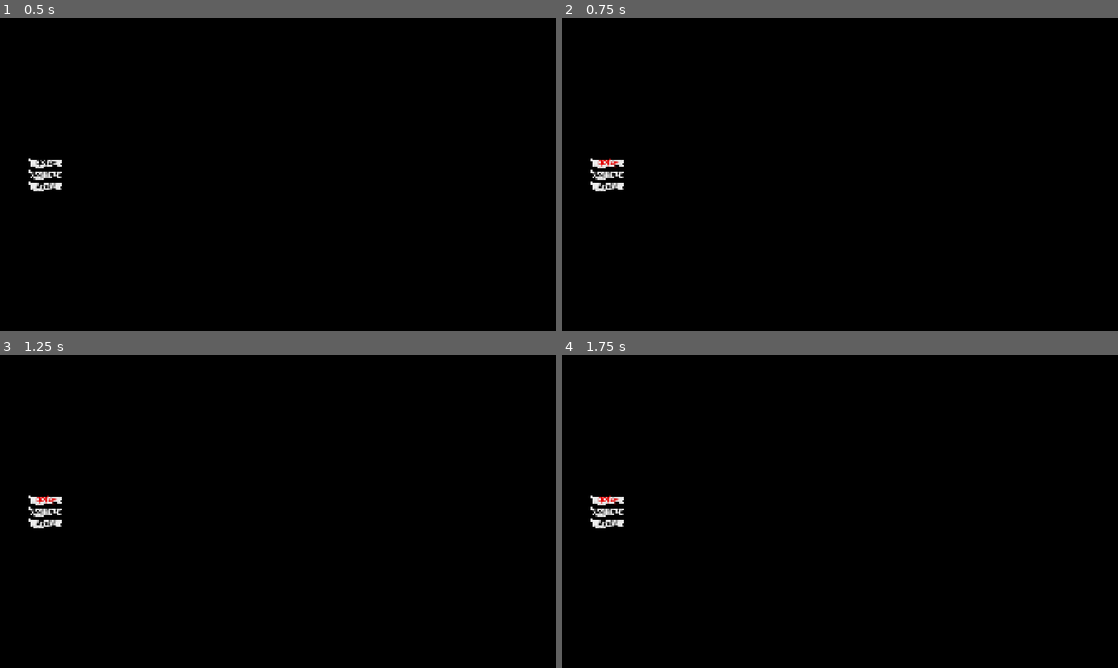
Above: before the commit, frames 1-4 (two rows, left to right).
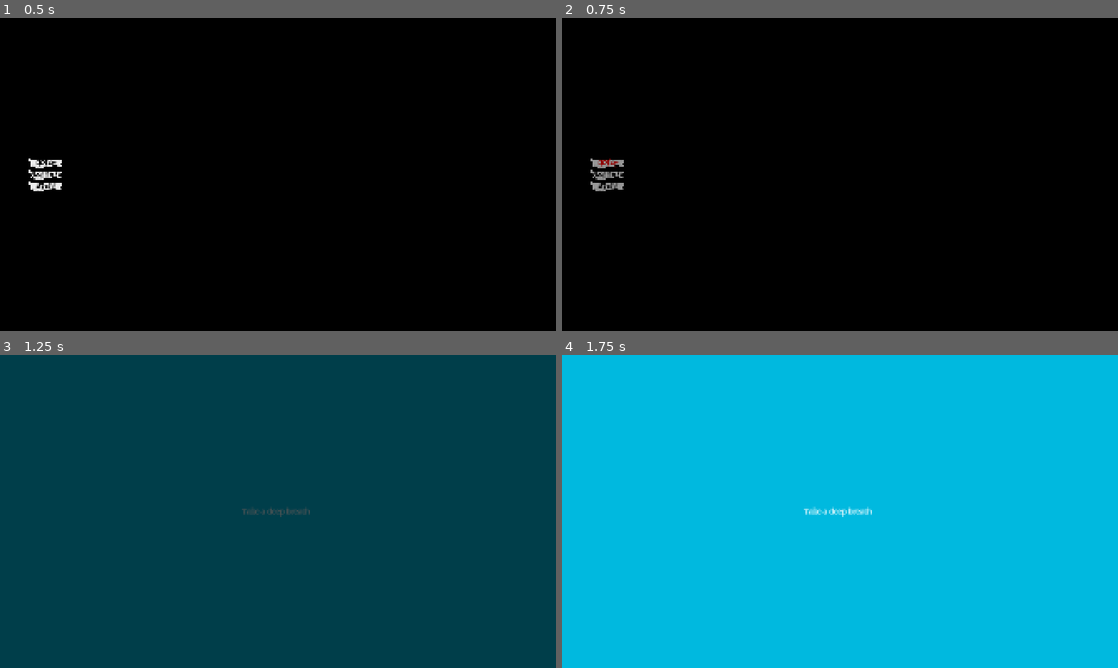
Above: after the commit, the same moments.

Repository: rosswolf/Tourbillon
Game: Godot game, scene res://src/scenes/main_menu.tscn
The game is run twice, just before and just after one commit, with the same random seed, the same clock (stepped at 60 frames per second) and the same inputs. Sound files missing from this copy of the repository are replaced by a short silence.
Inputs (mouse positions are in pixels of both pictures, inside the frame that each line leads up to):
- Up to frame 1 (0.5 s): no input
- Up to frame 2 (0.75 s): click "Play" at 0.5 s
- Up to frame 3 (1.25 s): no input
- Up to frame 4 (1.75 s): click (606, 498) at 1.25 s, where only the run before the commit has a clickable "Play"

Frame 1 is identical in both runs. In frame 2, 0.3% of the frame differs, in the area x 5-12%, y 44-56%; in frame 3, 100%, in the area x 0-100%, y 0-100%; in frame 4, 100%.
Error before the commit: Parse Error: Cannot find member "PURPLE" in base "Air.AirColor". (res://src/scenes/core/global_game_manager.gd:97)

Commit message:
Fix Air.AirColor enum refactoring issues
- Updated all references from old enum values (PURPLE/BLUE/GREEN) to new values (HEAT/PRECISION/MOMENTUM)
- Fixed CappedResource initialization with required callback parameters
- Fixed _get_type() method naming in hero.gd to match Entity interface
- Fixed draw_card() calls to include required parameter
- Fixed game.gd meter initialization with correct enum values

These changes resolve all compilation errors preventing the game from loading.

🤖 Generated with [Claude Code](https://claude.ai/code)

Co-Authored-By: Claude <noreply@anthropic.com>

Diff:
--- a/elastic-app/app/src/scenes/core/effects/effect.gd
+++ b/elastic-app/app/src/scenes/core/effects/effect.gd
@@ -36,37 +36,37 @@
 			return true,
 		{}
 	),
-	"add_purple_energy": color_signal("core_energy_filled", Air.AirColor.PURPLE),
-	"add_blue_energy": color_signal("core_energy_filled", Air.AirColor.BLUE),
-	"add_green_energy": color_signal("core_energy_filled", Air.AirColor.GREEN),
-	"set_purple_energy":color_signal("core_energy_set", Air.AirColor.PURPLE),
-	"set_blue_energy": color_signal("core_energy_set", Air.AirColor.BLUE),
-	"set_green_energy": color_signal("core_energy_set", Air.AirColor.GREEN),
-	"remove_purple_energy":color_signal("core_energy_removed", Air.AirColor.PURPLE),
-	"remove_blue_energy": color_signal("core_energy_removed", Air.AirColor.BLUE),
-	"remove_green_energy": color_signal("core_energy_removed", Air.AirColor.GREEN),
-	"add_max_purple_energy": color_signal("core_max_energy_added", Air.AirColor.PURPLE),
-	"add_max_blue_energy": color_signal("core_max_energy_added", Air.AirColor.BLUE),
-	"add_max_green_energy": color_signal("core_max_energy_added", Air.AirColor.GREEN),
-	"set_max_purple_energy": color_signal("core_max_energy_set", Air.AirColor.PURPLE),
-	"set_max_blue_energy": color_signal("core_max_energy_set", Air.AirColor.BLUE),
-	"set_max_green_energy": color_signal("core_max_energy_set", Air.AirColor.GREEN),
+	"add_purple_energy": color_signal("core_energy_filled", Air.AirColor.HEAT),
+	"add_blue_energy": color_signal("core_energy_filled", Air.AirColor.PRECISION),
+	"add_green_energy": color_signal("core_energy_filled", Air.AirColor.MOMENTUM),
+	"set_purple_energy":color_signal("core_energy_set", Air.AirColor.HEAT),
+	"set_blue_energy": color_signal("core_energy_set", Air.AirColor.PRECISION),
+	"set_green_energy": color_signal("core_energy_set", Air.AirColor.MOMENTUM),
+	"remove_purple_energy":color_signal("core_energy_removed", Air.AirColor.HEAT),
+	"remove_blue_energy": color_signal("core_energy_removed", Air.AirColor.PRECISION),
+	"remove_green_energy": color_signal("core_energy_removed", Air.AirColor.MOMENTUM),
+	"add_max_purple_energy": color_signal("core_max_energy_added", Air.AirColor.HEAT),
+	"add_max_blue_energy": color_signal("core_max_energy_added", Air.AirColor.PRECISION),
+	"add_max_green_energy": color_signal("core_max_energy_added", Air.AirColor.MOMENTUM),
+	"set_max_purple_energy": color_signal("core_max_energy_set", Air.AirColor.HEAT),
+	"set_max_blue_energy": color_signal("core_max_energy_set", Air.AirColor.PRECISION),
+	"set_max_green_energy": color_signal("core_max_energy_set", Air.AirColor.MOMENTUM),
 
-	"add_purple_time": color_signal("core_time_filled", Air.AirColor.PURPLE),
-	"add_blue_time": color_signal("core_time_filled", Air.AirColor.BLUE),
-	"add_green_time": color_signal("core_time_filled", Air.AirColor.GREEN),
-	"set_purple_time": color_signal("core_time_set", Air.AirColor.PURPLE),
-	"set_blue_time": color_signal("core_time_set", Air.AirColor.BLUE),
-	"set_green_time": color_signal("core_time_set", Air.AirColor.GREEN),
-	"remove_purple_time": color_signal("core_time_removed", Air.AirColor.PURPLE),
-	"remove_blue_time": color_signal("core_time_removed", Air.AirColor.BLUE),
-	"remove_green_time": color_signal("core_time_removed", Air.AirColor.GREEN),
-	"add_max_purple_time": color_signal("core_max_time_added", Air.AirColor.PURPLE),
-	"add_max_blue_time": color_signal("core_max_time_added", Air.AirColor.BLUE),
-	"add_max_green_time": color_signal("core_max_time_added", Air.AirColor.GREEN),
-	"set_max_purple_time": color_signal("core_max_time_set", Air.AirColor.PURPLE),
-	"set_max_blue_time": color_signal("core_max_time_set", Air.AirColor.BLUE),
-	"set_max_green_time": color_signal("core_max_time_set", Air.AirColor.GREEN),
+	"add_purple_time": color_signal("core_time_filled", Air.AirColor.HEAT),
+	"add_blue_time": color_signal("core_time_filled", Air.AirColor.PRECISION),
+	"add_green_time": color_signal("core_time_filled", Air.AirColor.MOMENTUM),
+	"set_purple_time": color_signal("core_time_set", Air.AirColor.HEAT),
+	"set_blue_time": color_signal("core_time_set", Air.AirColor.PRECISION),
+	"set_green_time": color_signal("core_time_set", Air.AirColor.MOMENTUM),
+	"remove_purple_time": color_signal("core_time_removed", Air.AirColor.HEAT),
+	"remove_blue_time": color_signal("core_time_removed", Air.AirColor.PRECISION),
+	"remove_green_time": color_signal("core_time_removed", Air.AirColor.MOMENTUM),
+	"add_max_purple_time": color_signal("core_max_time_added", Air.AirColor.HEAT),
+	"add_max_blue_time": color_signal("core_max_time_added", Air.AirColor.PRECISION),
+	"add_max_green_time": color_signal("core_max_time_added", Air.AirColor.MOMENTUM),
+	"set_max_purple_time": color_signal("core_max_time_set", Air.AirColor.HEAT),
+	"set_max_blue_time": color_signal("core_max_time_set", Air.AirColor.PRECISION),
+	"set_max_green_time": color_signal("core_max_time_set", Air.AirColor.MOMENTUM),
 
 	"draw_card": InternalEffect.new(
 		func(source: Entity, params: Dictionary):
--- a/elastic-app/app/src/scenes/core/effects/tourbillon_effect_processor.gd
+++ b/elastic-app/app/src/scenes/core/effects/tourbillon_effect_processor.gd
@@ -113,7 +113,7 @@
 static func _effect_draw_cards(amount: int) -> void:
 	if GlobalGameManager.library:
 		for i in amount:
-			GlobalGameManager.library.draw_card()
+			GlobalGameManager.library.draw_card(1)
 
 static func _effect_discard_cards(amount: int) -> void:
 	# TODO: Implement discard selection UI
--- a/elastic-app/app/src/scenes/core/entities/hero.gd
+++ b/elastic-app/app/src/scenes/core/entities/hero.gd
@@ -25,13 +25,15 @@
 var depth: CappedResource
 
 func _init():
-	# Initialize force resources
-	heat = CappedResource.new()
-	precision = CappedResource.new()
-	momentum = CappedResource.new()
-	balance = CappedResource.new()
-	entropy = CappedResource.new()
-	inspiration = CappedResource.new()
+	# Initialize force resources with default values
+	# TODO: Properly initialize these with actual game values
+	var noop = func(v): pass
+	heat = CappedResource.new(0, 10, noop, noop)
+	precision = CappedResource.new(0, 10, noop, noop)
+	momentum = CappedResource.new(0, 10, noop, noop)
+	balance = CappedResource.new(0, 10, noop, noop)
+	entropy = CappedResource.new(0, 10, noop, noop)
+	inspiration = CappedResource.new(0, 10, noop, noop)
 
 	# Legacy resources
 	time = TimeResource.new()
@@ -65,7 +67,7 @@
 		GlobalSignals.signal_core_max_energy_set(color, amount)
 
 
-func get_type() -> Entity.EntityType:
+func _get_type() -> Entity.EntityType:
 	return Entity.EntityType.HERO
 
 
--- a/elastic-app/app/src/scenes/core/global_game_manager.gd
+++ b/elastic-app/app/src/scenes/core/global_game_manager.gd
@@ -94,7 +94,7 @@
 
 func __on_ui_meter_expired(color: Air.AirColor):
 
-	const air_colors: Array[Air.AirColor] = [Air.AirColor.PURPLE, Air.AirColor.BLUE, Air.AirColor.GREEN]
+	const air_colors: Array[Air.AirColor] = [Air.AirColor.HEAT, Air.AirColor.PRECISION, Air.AirColor.MOMENTUM]
 
 	var ongoing: bool = false
 
@@ -112,7 +112,7 @@
 			GlobalSignals.signal_core_max_time_removed(c, 2.0)
 
 func __on_ui_time_bump():
-	const air_colors: Array[Air.AirColor] = [Air.AirColor.PURPLE, Air.AirColor.BLUE, Air.AirColor.GREEN]
+	const air_colors: Array[Air.AirColor] = [Air.AirColor.HEAT, Air.AirColor.PRECISION, Air.AirColor.MOMENTUM]
 
 	for c in air_colors:
 		GlobalSignals.signal_core_max_energy_added(c, 1.0)
--- a/elastic-app/app/src/scenes/core/resources/game_resource.gd
+++ b/elastic-app/app/src/scenes/core/resources/game_resource.gd
@@ -79,28 +79,28 @@
 		),
 		# Legacy time resources (keeping for compatibility)
 		GameResource.Type.PURPLE_TIME: __SpecificResourceAccessor.new(
-			func(): return UiController.meters[Air.AirColor.PURPLE].time_remaining if UiController.meters.has(Air.AirColor.PURPLE) else 0,
-			func(value): GlobalSignals.signal_core_time_set(Air.AirColor.PURPLE, value),
+			func(): return UiController.meters[Air.AirColor.HEAT].time_remaining if UiController.meters.has(Air.AirColor.HEAT) else 0,
+			func(value): GlobalSignals.signal_core_time_set(Air.AirColor.HEAT, value),
 		),
 		GameResource.Type.GREEN_TIME: __SpecificResourceAccessor.new(
-			func(): return UiController.meters[Air.AirColor.GREEN].time_remaining if UiController.meters.has(Air.AirColor.GREEN) else 0,
-			func(value): GlobalSignals.signal_core_time_set(Air.AirColor.GREEN, value)
+			func(): return UiController.meters[Air.AirColor.MOMENTUM].time_remaining if UiController.meters.has(Air.AirColor.MOMENTUM) else 0,
+			func(value): GlobalSignals.signal_core_time_set(Air.AirColor.MOMENTUM, value)
 		),
 		GameResource.Type.BLUE_TIME: __SpecificResourceAccessor.new(
-			func(): return UiController.meters[Air.AirColor.BLUE].time_remaining if UiController.meters.has(Air.AirColor.BLUE) else 0,
-			func(value): GlobalSignals.signal_core_time_set(Air.AirColor.BLUE, value)
+			func(): return UiController.meters[Air.AirColor.PRECISION].time_remaining if UiController.meters.has(Air.AirColor.PRECISION) else 0,
+			func(value): GlobalSignals.signal_core_time_set(Air.AirColor.PRECISION, value)
 		),
 		GameResource.Type.PURPLE_ENERGY: __SpecificResourceAccessor.new(
-			func(): return UiController.meters[Air.AirColor.PURPLE].current_energy if UiController.meters.has(Air.AirColor.PURPLE) else 0,
-			func(value): GlobalSignals.signal_core_energy_set(Air.AirColor.PURPLE, value)
+			func(): return UiController.meters[Air.AirColor.HEAT].current_energy if UiController.meters.has(Air.AirColor.HEAT) else 0,
+			func(value): GlobalSignals.signal_core_energy_set(Air.AirColor.HEAT, value)
 		),
 		GameResource.Type.GREEN_ENERGY: __SpecificResourceAccessor.new(
-			func(): return UiController.meters[Air.AirColor.GREEN].current_energy if UiController.meters.has(Air.AirColor.GREEN) else 0,
-			func(value): GlobalSignals.signal_core_energy_set(Air.AirColor.GREEN, value)
+			func(): return UiController.meters[Air.AirColor.MOMENTUM].current_energy if UiController.meters.has(Air.AirColor.MOMENTUM) else 0,
+			func(value): GlobalSignals.signal_core_energy_set(Air.AirColor.MOMENTUM, value)
 		),
 		GameResource.Type.BLUE_ENERGY: __SpecificResourceAccessor.new(
-			func(): return UiController.meters[Air.AirColor.BLUE].current_energy if UiController.meters.has(Air.AirColor.BLUE) else 0,
-			func(value): GlobalSignals.signal_core_energy_set(Air.AirColor.BLUE, value)
+			func(): return UiController.meters[Air.AirColor.PRECISION].current_energy if UiController.meters.has(Air.AirColor.PRECISION) else 0,
+			func(value): GlobalSignals.signal_core_energy_set(Air.AirColor.PRECISION, value)
 		),
 		GameResource.Type.FORCE: __SpecificResourceAccessor.new(
 			func(): return GlobalGameManager.hero.force.amount if GlobalGameManager.hero and GlobalGameManager.hero.force else 0,
--- a/elastic-app/app/src/scenes/game.gd
+++ b/elastic-app/app/src/scenes/game.gd
@@ -29,9 +29,9 @@
 	%AudioStreamPlayer.play()
 	%AudioStreamPlayer.finished.connect(__on_audio_finished)
 
-	meters[Air.AirColor.PURPLE] = %PurpleAirMeter
-	meters[Air.AirColor.BLUE] = %BlueAirMeter
-	meters[Air.AirColor.GREEN] = %GreenAirMeter
+	meters[Air.AirColor.HEAT] = %PurpleAirMeter
+	meters[Air.AirColor.PRECISION] = %BlueAirMeter
+	meters[Air.AirColor.MOMENTUM] = %GreenAirMeter
 
 	UiController.meters = meters
 
--- a/elastic-app/app/src/scenes/managers/tourbillon_initializer.gd
+++ b/elastic-app/app/src/scenes/managers/tourbillon_initializer.gd
@@ -107,7 +107,7 @@
 
 	# Draw starting hand
 	for i in range(starting_hand_size):
-		library.draw_card()
+		library.draw_card(1)
 
 	print("Starting deck created with ", starting_cards.size(), " cards")
 
--- a/elastic-app/app/src/scenes/ui/hand/card_ui.gd
+++ b/elastic-app/app/src/scenes/ui/hand/card_ui.gd
@@ -17,9 +17,9 @@
 }
 
 var type_conversion: Dictionary[GameResource.Type, Air.AirColor] = {
-	GameResource.Type.GREEN_ENERGY: Air.AirColor.GREEN,
-	GameResource.Type.BLUE_ENERGY: Air.AirColor.BLUE,
-	GameResource.Type.PURPLE_ENERGY: Air.AirColor.PURPLE,
+	GameResource.Type.GREEN_ENERGY: Air.AirColor.MOMENTUM,
+	GameResource.Type.BLUE_ENERGY: Air.AirColor.PRECISION,
+	GameResource.Type.PURPLE_ENERGY: Air.AirColor.HEAT,
 	GameResource.Type.NONE: Air.AirColor.NONE
 }
 
